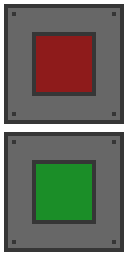
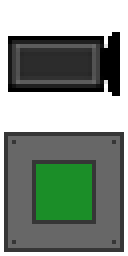
Revision of a layered 128 x 256 image; what changed, layer by layer:
added layer "Transformation" above "camera" over [8, 32, 120, 96]
hid "32" over [4, 4, 124, 124]
